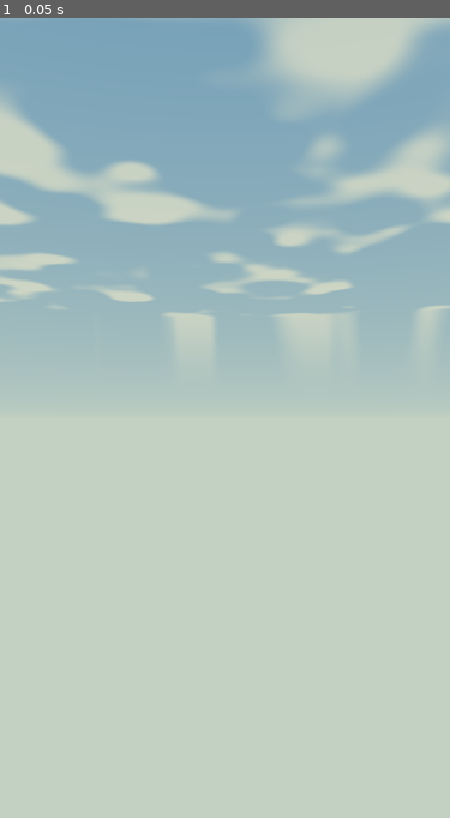
Above: before the commit, frame 1.
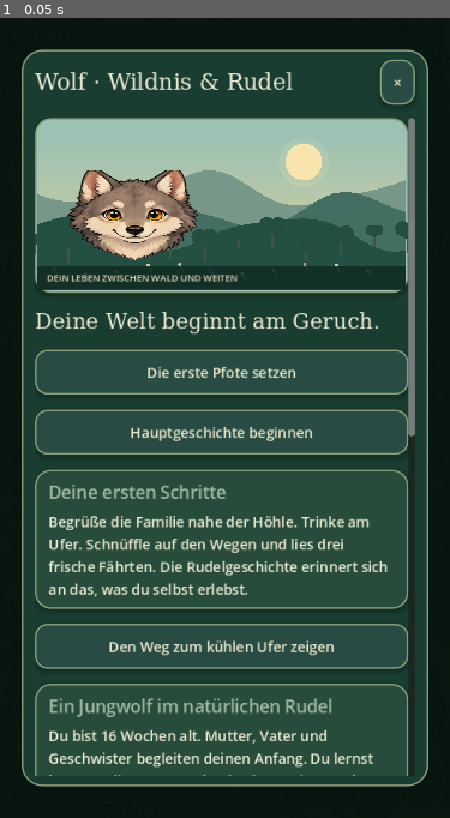
Above: after the commit, the same moment.

Repository: chekento/wolf
Game: Godot game, scene res://main.tscn
Two runs of this game, one before a commit and one after it. Both use one fixed random seed, a clock stepped at 60 frames per second and the inputs below.
Inputs:
- Up to frame 1 (0.05 s): no input

The runs differ from the first frame. In frame 1, 98% of the frame differs, in the area x 0-100%, y 0-100%.
Error before the commit: Parse Error: Cannot infer the type of "spark" variable because the value doesn't have a set type. (res://scripts/map_view.gd:257)

Commit message:
Fix typed 2D celebratory spark position for strict Godot GDScript parser

Diff:
--- a/scripts/map_view.gd
+++ b/scripts/map_view.gd
@@ -254,7 +254,7 @@
 			if member.kind=="wolf" and not member.get("guardian",false) and member.p.distance_to(Vector2(1580,2200))<450:
 				draw_arc(member.p+Vector2(0,-54),29*pulse,0,TAU,22,Color("#ffe18a"),2)
 				for i in range(4):
-					var spark := member.p+Vector2(cos(game.clock*2+i*TAU/4),sin(game.clock*2+i*TAU/4))*35+Vector2(0,-58)
+					var spark: Vector2=member.p+Vector2(cos(game.clock*2+i*TAU/4),sin(game.clock*2+i*TAU/4))*35+Vector2(0,-58)
 					draw_circle(spark,4,Color("#ffebbb"))
 	for foot in game.state.pawsteps:
 		if bounds.has_point(foot.p):
